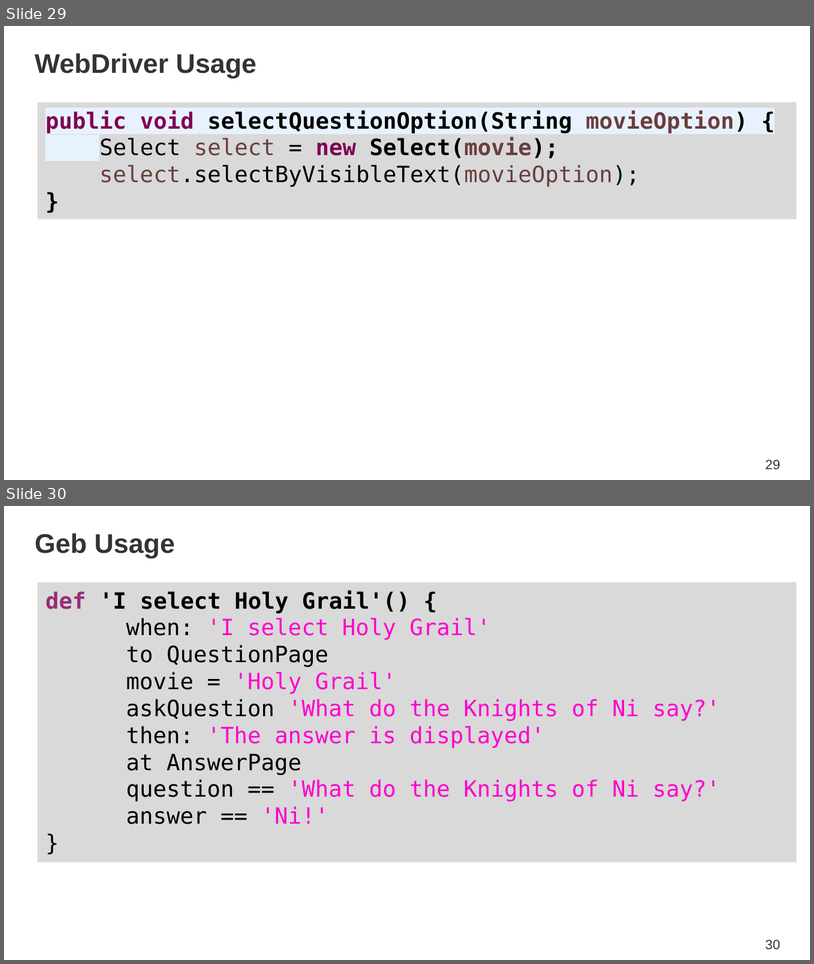
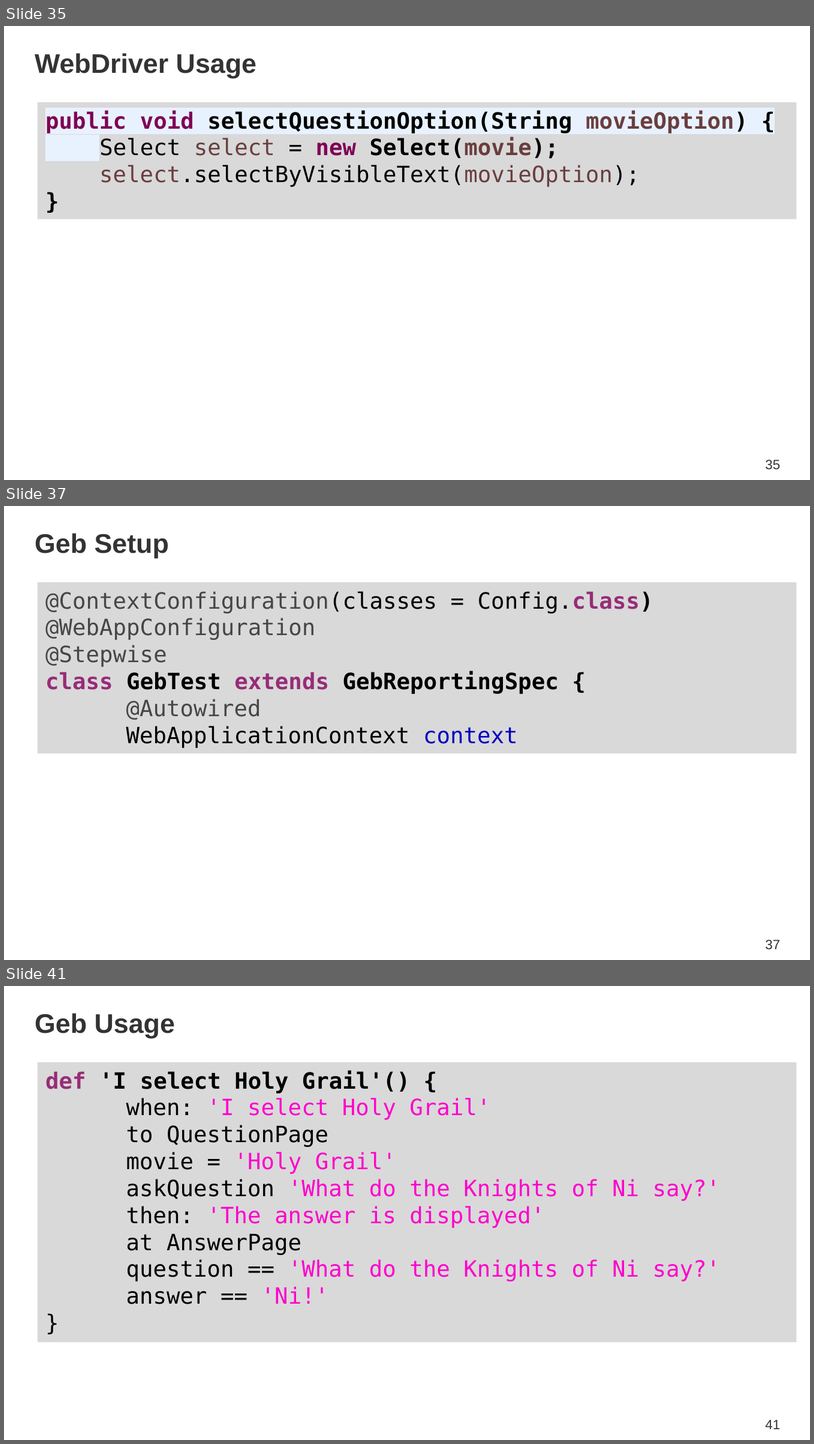
Before and after one commit to SpringOne2GX-2014/monty-python-trivia, a slide deck: SpringOne2GX_2014_HolyIntegrationTest.pptx. Shown one above the other, each under a label of ours: slides 29 and 30 before the commit, slides 35, 37 and 41 after it; the slides between them are not shown. The pictures are 814x964 and 814x1444 pixels, drawn with LibreOffice and Linux fonts; fonts in the diff are those of the drawing; background and template pictures are left out. Boxes give left, top, right and bottom in pixels: in the first picture for what was removed or moved away, otherwise in the second. Text is boxed around its words. In the diff, an @@ line names an element or a change of style, - is before the commit and + after.

```diff
--- a/SpringOne2GX_2014_HolyIntegrationTest.pptx
+++ b/SpringOne2GX_2014_HolyIntegrationTest.pptx
@@ slide 37 added at [4, 506, 810, 960], background #FFFFFF @@
@@ title added at [35, 533, 169, 558], 24 pt, text #333333, bold @@
+Geb Setup
@@ rectangle added at [38, 583, 797, 754], fill #D9D9D9, 20 pt, text #000000 @@
+@ContextConfiguration(classes = Config.class)
+@WebAppConfiguration
+@Stepwise
+class GebTest extends GebReportingSpec {
+@Autowired
+WebApplicationContext context
@@ page number added at [765, 939, 780, 949], 12 pt, text #333333 @@
+37
@@ what was slide 29 is now slide 35 @@
@@ page number at [765, 459, 780, 469]: text changed @@
-29
+35
@@ what was slide 30 is now slide 41 @@
@@ page number at [765, 1419, 780, 1429]: text changed @@
-30
+41
```
Also in this commit, not shown: 4 slides changed, 10 other slides added.
